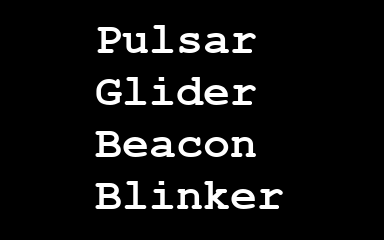
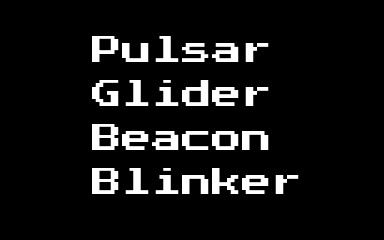
Layered file, before and after one edit (384x240). Changes by layer:
painted on "Pulsar ..." over (92, 25, 299, 209)
